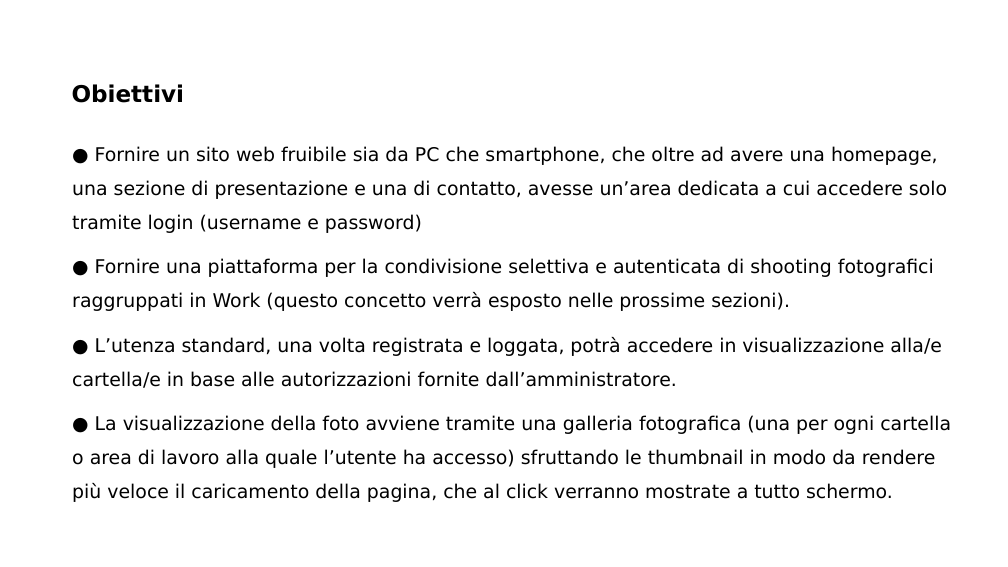
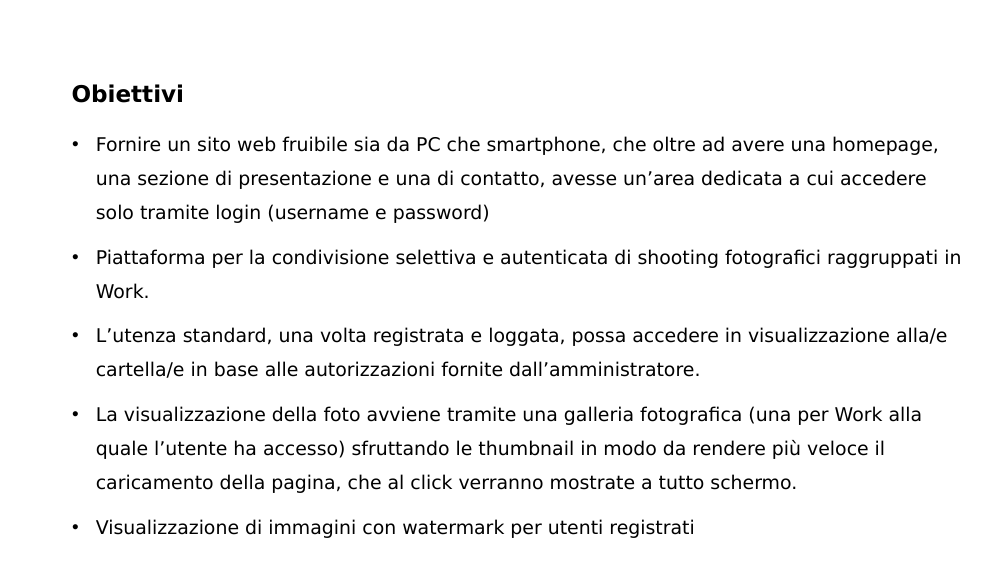
Before and after one commit to And97/myportfolio, a slide deck: slide 4 of documentazione/Presentazione SWAM.pptx. Drawn at 1008x567 pixels with LibreOffice and Linux fonts; fonts in the diff are those of the drawing; background and template pictures are left out. Boxes give left, top, right and bottom in pixels: in the first picture for what was removed or moved away, otherwise in the second. Text is boxed around its words. In the diff, an @@ line names an element or a change of style, - is before the commit and + after.

```diff
--- a/documentazione/Presentazione SWAM.pptx
+++ b/documentazione/Presentazione SWAM.pptx
@@ text at (x1=96, y1=136, x2=961, y2=538): text changed @@
-● Fornire un sito web fruibile sia da PC che smartphone, che oltre ad avere una homepage, una sezione di presentazione e una di contatto, avesse un’area dedicata a cui accedere solo tramite login (username e password)
-● Fornire una piattaforma per la condivisione selettiva e autenticata di shooting fotografici raggruppati in Work (questo concetto verrà esposto nelle prossime sezioni).
-● L’utenza standard, una volta registrata e loggata, potrà accedere in visualizzazione alla/e cartella/e in base alle autorizzazioni fornite dall’amministratore.
-● La visualizzazione della foto avviene tramite una galleria fotografica (una per ogni cartella o area di lavoro alla quale l’utente ha accesso) sfruttando le thumbnail in modo da rendere più veloce il caricamento della pagina, che al click verranno mostrate a tutto schermo.
+• Fornire un sito web fruibile sia da PC che smartphone, che oltre ad avere una homepage, una sezione di presentazione e una di contatto, avesse un’area dedicata a cui accedere solo tramite login (username e password)
+• Piattaforma per la condivisione selettiva e autenticata di shooting fotografici raggruppati in Work.
+• L’utenza standard, una volta registrata e loggata, possa accedere in visualizzazione alla/e cartella/e in base alle autorizzazioni fornite dall’amministratore.
+• La visualizzazione della foto avviene tramite una galleria fotografica (una per Work alla quale l’utente ha accesso) sfruttando le thumbnail in modo da rendere più veloce il caricamento della pagina, che al click verranno mostrate a tutto schermo.
+• Visualizzazione di immagini con watermark per utenti registrati
```
Also in this commit, not shown: 13 other slides changed, 1 slide added, 4 other files.
